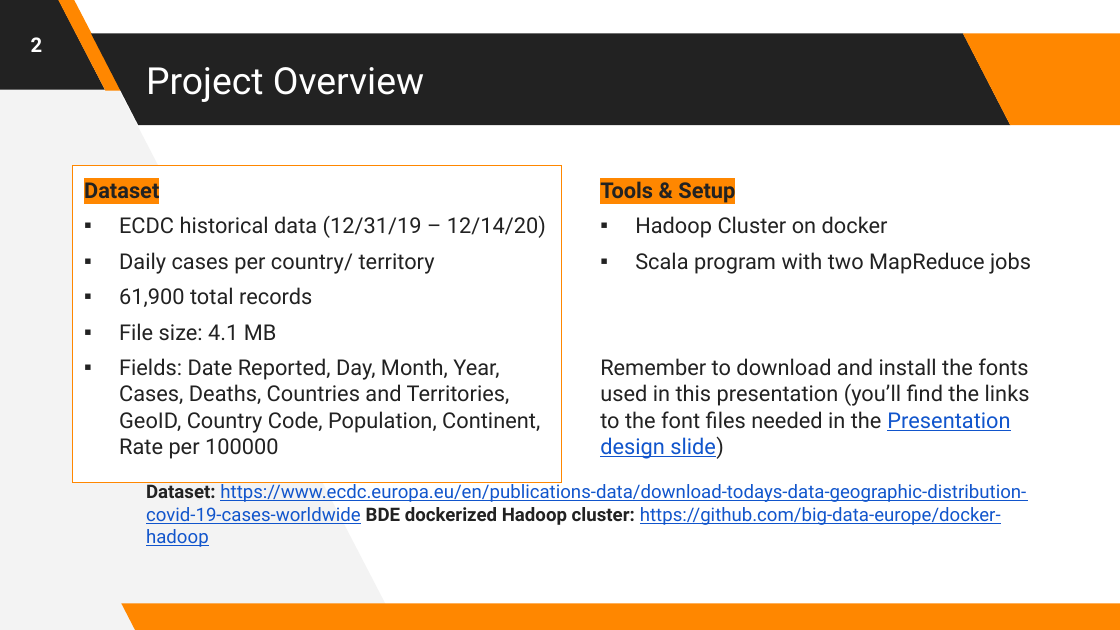
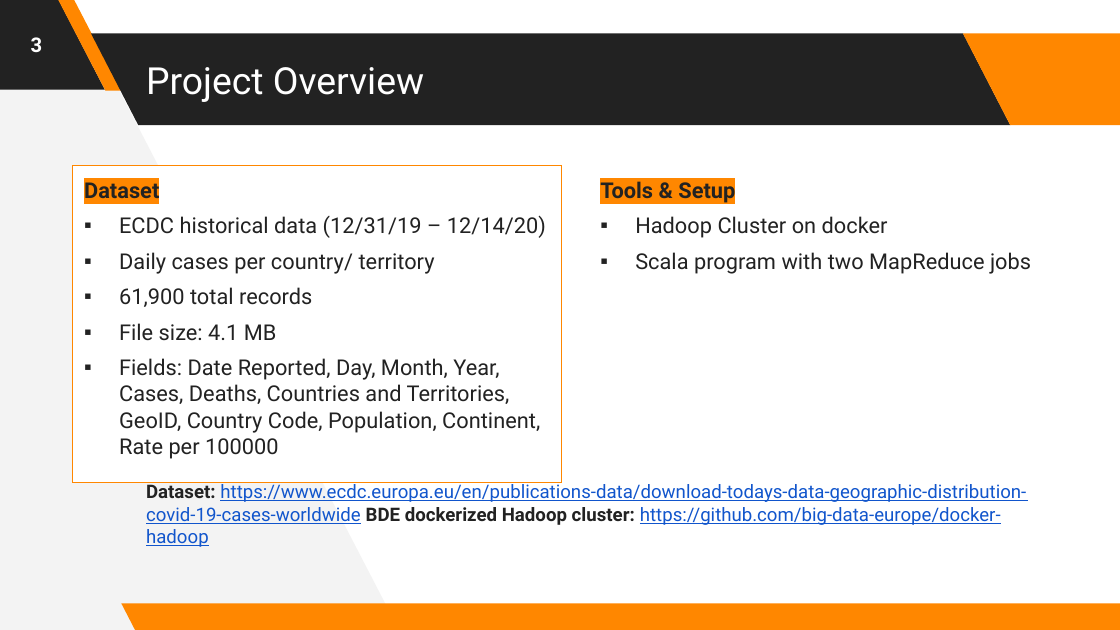
Before and after one commit to Edward-Rodriguez/proj1-Refactor, a slide deck: slide 3 of powerpoint.pptx (slide 2 before the commit). Drawn at 1120x630 pixels with LibreOffice and Linux fonts; fonts in the diff are those of the drawing. Boxes give left, top, right and bottom in pixels: in the first picture for what was removed or moved away, otherwise in the second. Text is boxed around its words. In the diff, an @@ line names an element or a change of style, - is before the commit and + after.

Commit message:
update ppt

```diff
--- a/powerpoint.pptx
+++ b/powerpoint.pptx
@@ page number at <box>31,37,43,52</box>: text changed @@
-2
+3
@@ text at <box>600,358,1030,459</box>: paragraph removed @@
-Remember to download and install the fonts used in this presentation (you’ll find the links to the font files needed in the Presentation design slide)
```
Also in this commit, not shown: 4 other slides changed.
